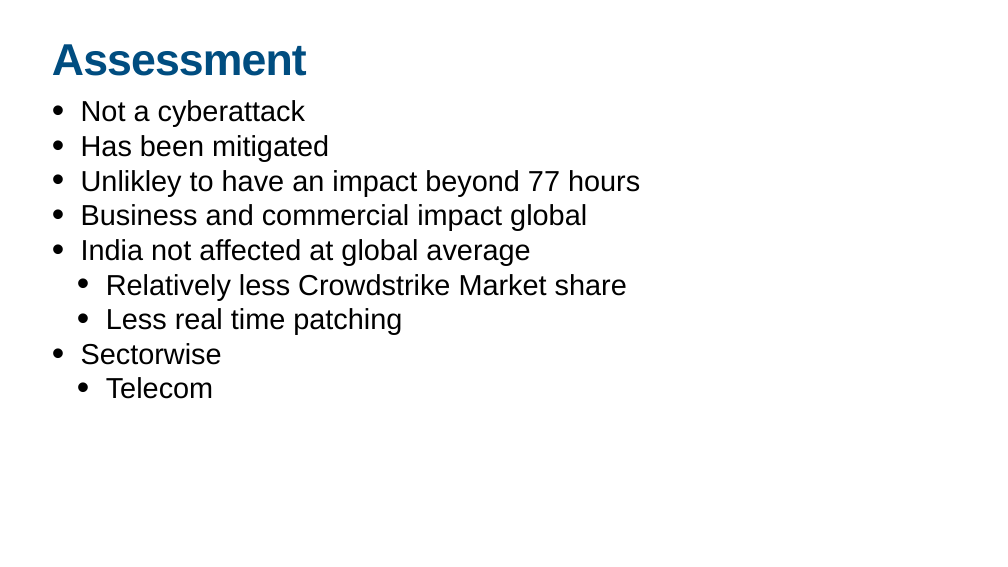
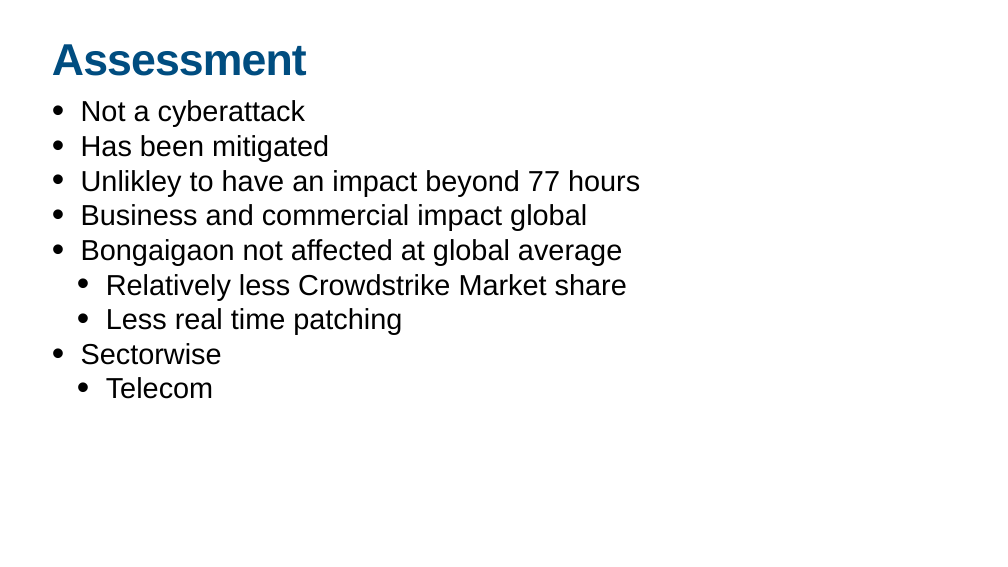
Before and after one commit to Swarnim1812/REDACT-TOOL, a slide deck: slide 8 of backend/outputs2/redacted_Crowdstrike_Prelim_Assessment_new.pptx. Drawn at 1008x567 pixels with LibreOffice and Linux fonts; fonts in the diff are those of the drawing. Boxes give left, top, right and bottom in pixels: in the first picture for what was removed or moved away, otherwise in the second. Text is boxed around its words. In the diff, an @@ line names an element or a change of style, - is before the commit and + after.

```diff
--- a/backend/outputs2/redacted_Crowdstrike_Prelim_Assessment_new.pptx
+++ b/backend/outputs2/redacted_Crowdstrike_Prelim_Assessment_new.pptx
@@ text at box(81, 239, 622, 265): text changed @@
-• India not affected at global average
+• Bongaigaon not affected at global average
```
Also in this commit, not shown: 10 other slides changed, 1 slide added, 1 slide removed, 10 other files.
